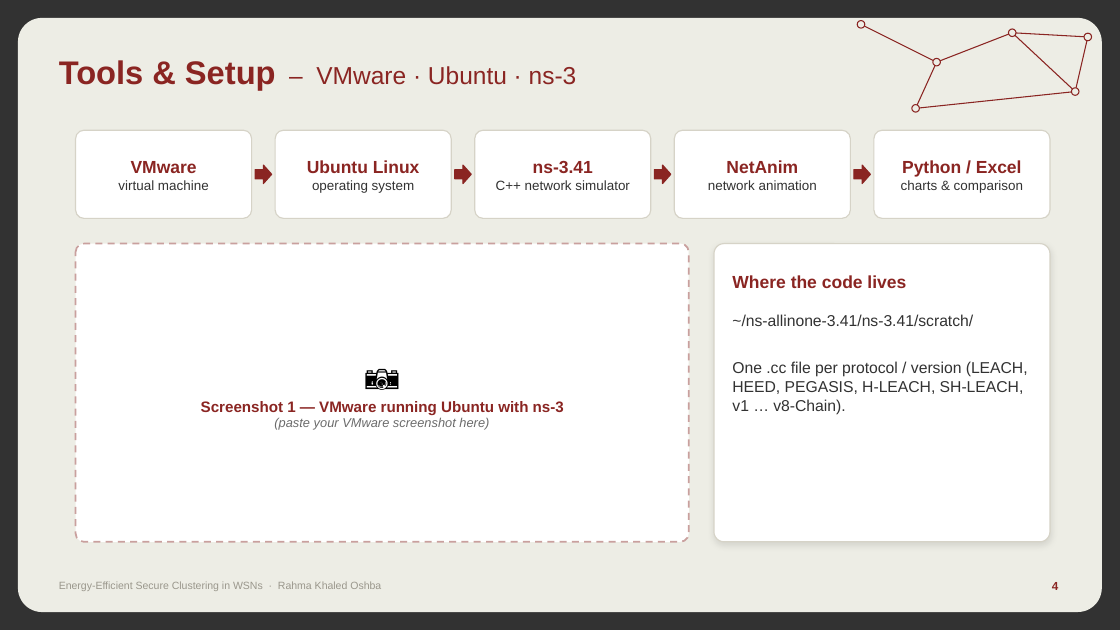
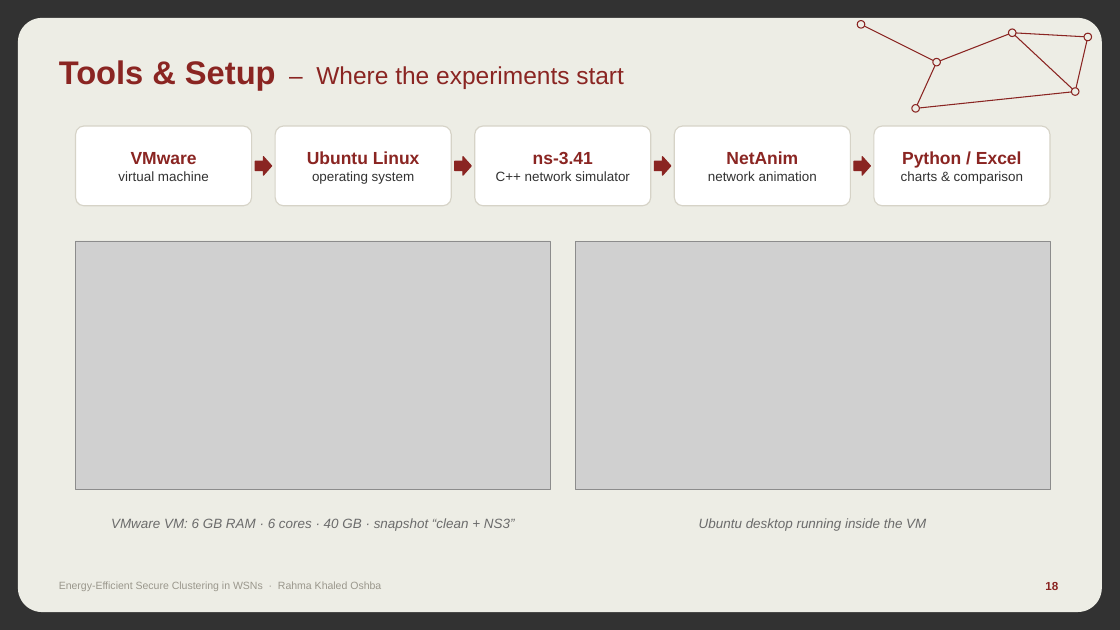
Before and after one commit to RahmaOshba/Routing-Protocols, a slide deck: slide 18 of thesis-final/Thesis_Defense_v8-Chain.pptx (slide 4 before the commit). Drawn at 1120x630 pixels with LibreOffice and Linux fonts; fonts in the diff are those of the drawing; grey boxes stand for pictures. Boxes give left, top, right and bottom in pixels: in the first picture for what was removed or moved away, otherwise in the second. Text is boxed around its words. In the diff, an @@ line names an element or a change of style, - is before the commit and + after.

```diff
--- a/thesis-final/Thesis_Defense_v8-Chain.pptx
+++ b/thesis-final/Thesis_Defense_v8-Chain.pptx
@@ text at (59, 60, 624, 90): text changed @@
-Tools & Setup – VMware · Ubuntu · ns-3
+Tools & Setup – Where the experiments start
@@ rounded rectangle: place and size @@
-rounded rectangle at (76, 130, 252, 218)
+rounded rectangle at (76, 126, 252, 206)
@@ text "VMware": place and size @@
-text "VMware" at (118, 161, 209, 190)
+text "VMware" at (118, 152, 209, 181)
@@ rounded rectangle: place and size @@
-rounded rectangle at (276, 130, 452, 218)
+rounded rectangle at (276, 126, 452, 206)
@@ text "Ubuntu Linux": place and size @@
-text "Ubuntu Linux" at (307, 160, 420, 193)
+text "Ubuntu Linux" at (307, 151, 420, 184)
@@ rounded rectangle: place and size @@
-rounded rectangle at (475, 130, 651, 218)
+rounded rectangle at (475, 126, 651, 206)
@@ text "ns-3.41": place and size @@
-text "ns-3.41" at (496, 160, 630, 190)
+text "ns-3.41" at (496, 151, 630, 181)
@@ rounded rectangle: place and size @@
-rounded rectangle at (675, 130, 851, 218)
+rounded rectangle at (675, 126, 851, 206)
@@ text "NetAnim": place and size @@
-text "NetAnim" at (708, 160, 817, 190)
+text "NetAnim" at (708, 151, 817, 181)
@@ proportions changed in 5 elements at (76, 126, 252, 206), (276, 126, 452, 206), (475, 126, 651, 206), (675, 126, 851, 206), (874, 126, 1050, 206) @@
@@ rounded rectangle: place and size @@
-rounded rectangle at (874, 130, 1050, 218)
+rounded rectangle at (874, 126, 1050, 206)
@@ text "Python / Excel": place and size @@
-text "Python / Excel" at (901, 160, 1023, 193)
+text "Python / Excel" at (901, 151, 1023, 184)
@@ 4 right arrows: place and size @@
-4 right arrows at (255, 166, 871, 184)
+4 right arrows at (255, 156, 871, 175)
@@ rounded rectangle removed at (76, 244, 689, 542) @@
@@ picture added at (76, 241, 550, 490) @@
@@ picture added at (576, 241, 1050, 490) @@
@@ rounded rectangle removed at (714, 244, 1050, 542) @@
@@ text removed at (732, 314, 1028, 415) @@
-~/ns-allinone-3.41/ns-3.41/scratch/
-One .cc file per protocol / version (LEACH, HEED, PEGASIS, H-LEACH, SH-LEACH, v1 … v8-Chain).
@@ text removed at (201, 401, 564, 430) @@
-📷
-Screenshot 1 — VMware running Ubuntu with ns-3
-(paste your VMware screenshot here)
@@ text added at (111, 518, 515, 531), 11.5 pt, text #6B6B6B, italic @@
+VMware VM: 6 GB RAM · 6 cores · 40 GB · snapshot “clean + NS3”
@@ text at (699, 518, 926, 531): text changed; size 15 to 11.5 pt; text colour #8A2522 to #6B6B6B; bold off; italic on @@
-Where the code lives
+Ubuntu desktop running inside the VM
@@ text at (1045, 582, 1058, 590): text changed @@
-4
+18
```
Also in this commit, not shown: 53 other slides changed, 2 slides added, 1 slide removed, 14 other files.
